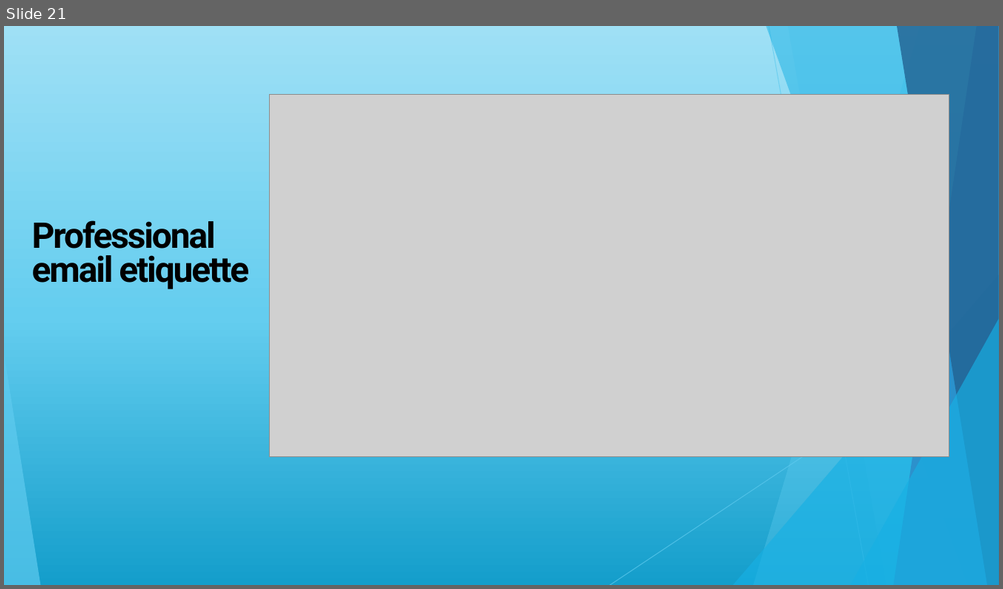
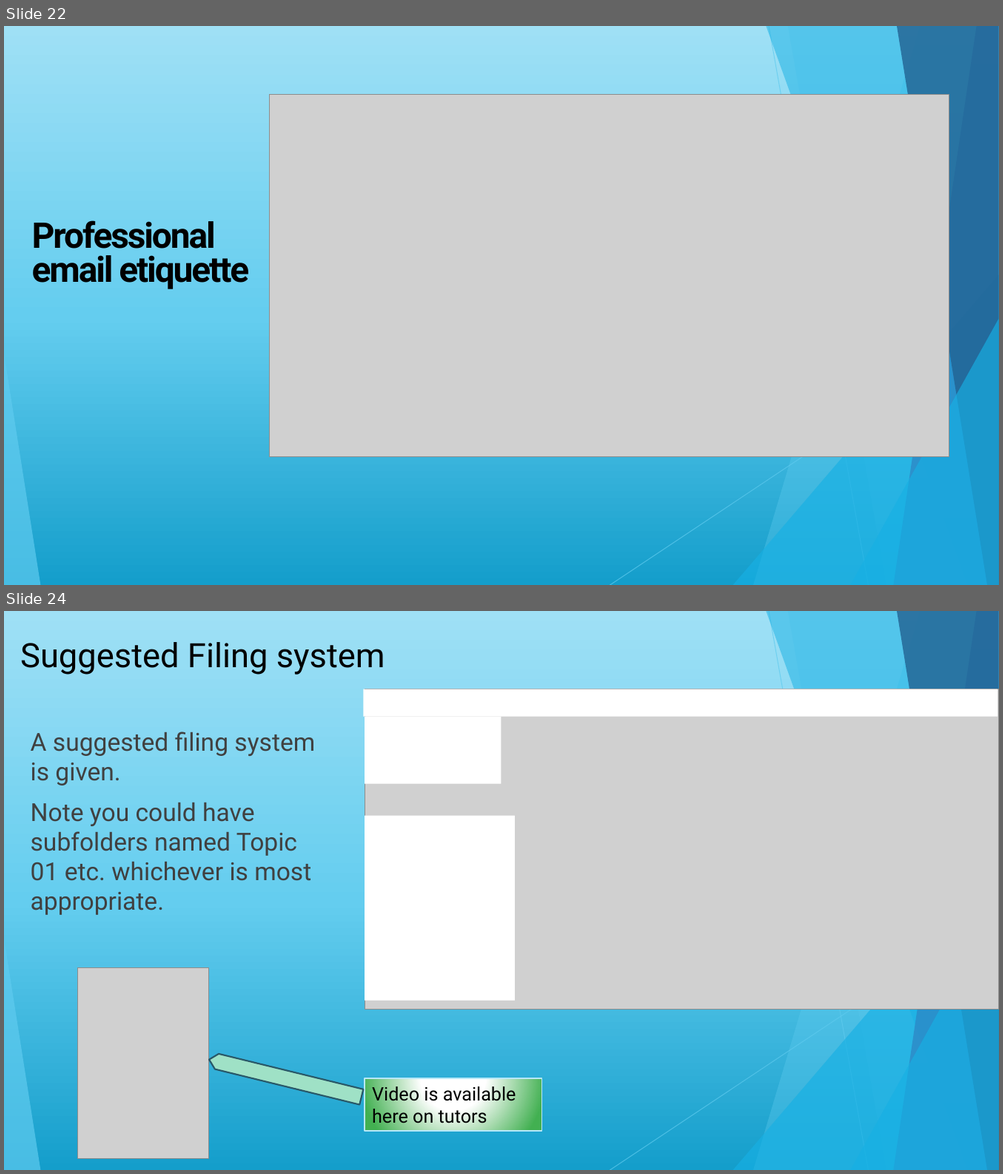
Before and after one commit to maireadmeagher/ICT-25, a slide deck: topic01-introduction-to-ICT/unit-1/talk-1/a-intro.pptx. Shown one above the other, each under a label of ours: slide 21 before the commit, slides 22 and 24 after it; the slides between them are not shown. The pictures are 1003x589 and 1003x1174 pixels, drawn with LibreOffice and Linux fonts; fonts in the diff are those of the drawing; grey boxes stand for pictures. Boxes give left, top, right and bottom in pixels: in the first picture for what was removed or moved away, otherwise in the second. Text is boxed around its words. In the diff, an @@ line names an element or a change of style, - is before the commit and + after.

```diff
--- a/topic01-introduction-to-ICT/unit-1/talk-1/a-intro.pptx
+++ b/topic01-introduction-to-ICT/unit-1/talk-1/a-intro.pptx
@@ slide 24 added at bbox=[4, 611, 999, 1170], background gradient #149ECB to #64CDEF to #9FE0F5; not listed: 10 template elements that a slide beside it also shows @@
@@ title added at bbox=[20, 642, 385, 675], 32.4 pt, text #000000 @@
+Suggested Filing system
@@ group added at bbox=[364, 689, 999, 1009]: 3 rectangles, 1 picture @@
@@ text added at bbox=[31, 732, 315, 915], 24 pt, text #404040 @@
+A suggested filing system is given.
+Note you could have subfolders named Topic 01 etc. whichever is most appropriate.
@@ picture added at bbox=[78, 968, 208, 1159] @@
@@ down arrow added at bbox=[207, 1053, 363, 1105], fill #9FE1C6, outline #2A5969 1.5 pt @@
@@ rectangle added at bbox=[364, 1079, 542, 1132], fill gradient #FFFFFF to #42B051, outline #B7E8F8 1.25 pt, 18 pt, text #000000 @@
+Video is available here on tutors
@@ what was slide 21 is now slide 22 @@
```
Also in this commit, not shown: 5 other slides added, 7 other files.
